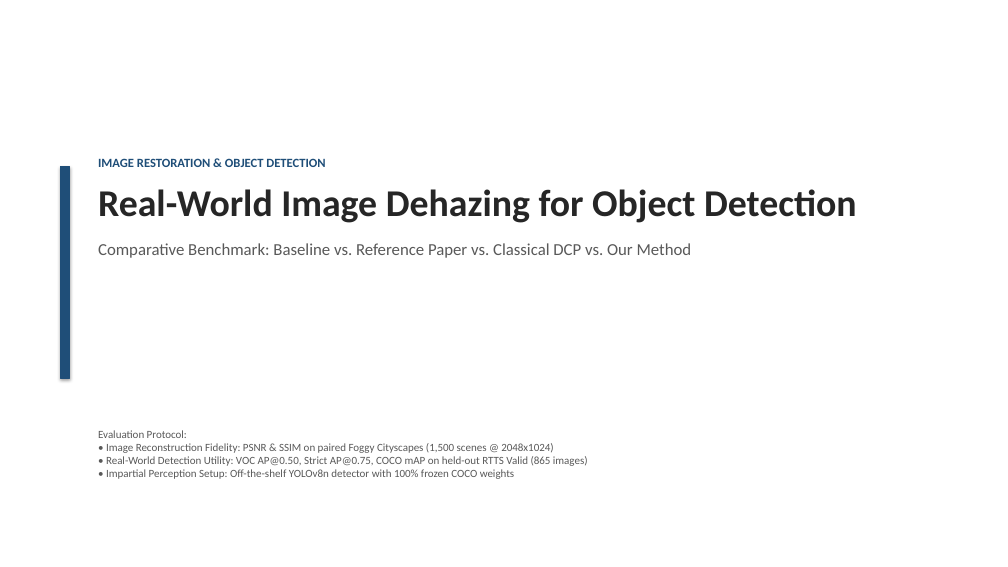
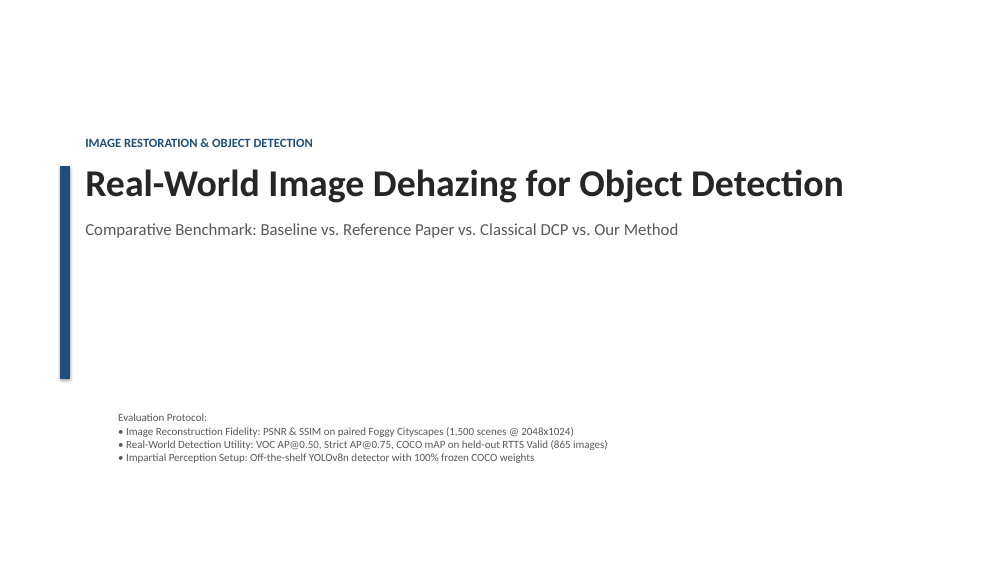
Before and after one commit to Somebody31/IP_Project, a slide deck: slide 1 of docs/reports/presentation.pptx. Drawn at 1008x567 pixels with LibreOffice and Linux fonts; fonts in the diff are those of the drawing. Boxes give left, top, right and bottom in pixels: in the first picture for what was removed or moved away, otherwise in the second. Text is boxed around its words. In the diff, an @@ line names an element or a change of style, - is before the commit and + after.

Commit message:
feat: complete evaluation artifacts, presentation with PSNR, and run metadata

```diff
--- a/docs/reports/presentation.pptx
+++ b/docs/reports/presentation.pptx
@@ text "IMAGE RESTORATION & OBJECT DETECTION": place and size @@
-text "IMAGE RESTORATION & OBJECT DETECTION" at <box>98,158,857,258</box>
+text "IMAGE RESTORATION & OBJECT DETECTION" at <box>85,138,844,238</box>
@@ text "Evaluation Protocol: • Image Reconstruction ...": place and size @@
-text "Evaluation Protocol: • Image Reconstruction ..." at <box>98,430,588,479</box>
+text "Evaluation Protocol: • Image Reconstruction ..." at <box>118,413,608,463</box>
```
Also in this commit, not shown: 3 other slides changed, 24 other files.
